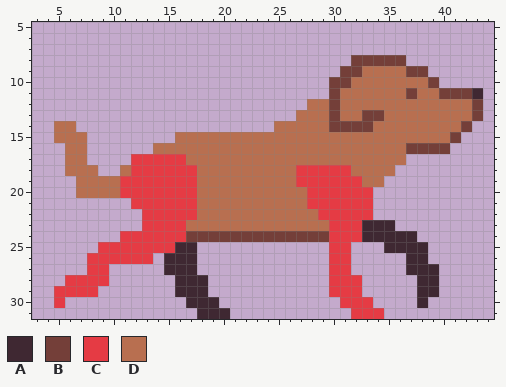
Two versions of one pixel-art sprite, sprites/wally/walk_3.png. That is the earlier state.
The file is 48x32 pixels. Shown: x 3..44, y 5..31.
Palette (. is transparent): A #3f2832  B #743f39  C #e53b44  D #b86f50
Pixels before, first column x 5:
 8 ...........................BBBBB.......
 9 ..........................BBDDDDBB.....
10 .........................BBDDDDDDDB....
11 .........................BDDDDDDBDDBBBA
12 .......................DDBDDDDDDDDDDDDB
13 ......................DDDBDDBBDDDDDDDDB
14 DD..................DDDDDBBBBDDDDDDDDB.
15 DDD........DDDDDDDDDDDDDDDDDDDDDDDDDB..
16 .DD......DDDDDDDDDDDDDDDDDDDDDDDBBBB...
17 .DD....CCCCCDDDDDDDDDDDDDDDDDDDD.......
18 .DDD..DCCCCCCDDDDDDDDDCCCCCDDDD........
19 ..DDDDCCCCCCCDDDDDDDDDCCCCCCDD.........
20 ..DDDDCCCCCCCDDDDDDDDDDCCCCCC..........
21 .......CCCCCCDDDDDDDDDDCCCCCC..........
22 ........CCCCCDDDDDDDDDDDCCCCC..........
23 ........CCCCDDDDDDDDDDDDDCCCAAA........
24 ......CCCCCCBBBBBBBBBBBBBCCCAAAAA......
25 ....CCCCCCCAA............CC...AAAA.....
26 ...CCCCCC.AAA............CC.....AA.....
27 ...CC.....AAA............CC.....AAA....
28 .CCCC......AAA...........CCC.....AA....
29 CCCC.......AAA...........CCC.....AA....
30 C...........AAA...........CCC....A.....
31 .............AAA...........CCC.........
After:
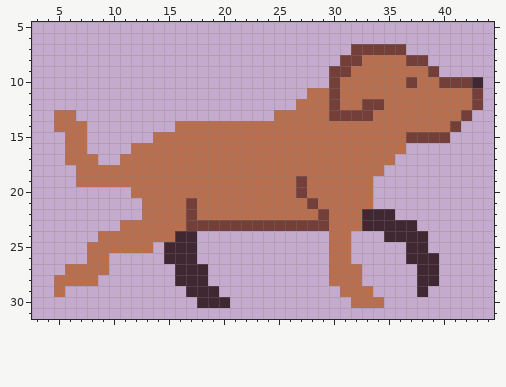
What changed:
y 7: x 32..36 ..... -> BBBBB
y 8: x 31 . -> B; x 33..38 BBBB.. -> DDDDBB
y 9: x 30 . -> B; x 32 B -> D; x 37..39 BB. -> DDB
y 10: x 31 B -> D; x 37 D -> B; x 39..43 B.... -> DBBBA
y 11: x 28..29 .. -> DD; x 37 B -> D; x 40..43 BBBA -> DDDB
y 12: x 27 . -> D; x 33..34 DD -> BB
y 13: x 5..6 .. -> DD; x 25..26 .. -> DD; x 31..32 DD -> BB; x 34 B -> D; x 42..43 DB -> B.
y 14: x 7 . -> D; x 16..24 ......... -> DDDDDDDDD; x 30..33 BBBB -> DDDD; x 41..42 DB -> B.
y 15: x 5 D -> .; x 14..15 .. -> DD; x 37..41 DDDDB -> BBBB.
y 16: x 12..13 .. -> DD; x 37..40 BBBB -> ....
y 17: x 8 . -> D; x 11..16 .CCCCC -> DDDDDD; x 36 D -> .
y 18: x 6 D -> .; x 9..10 .. -> DD; x 12..17 CCCCCC -> DDDDDD; x 27..31 CCCCC -> DDDDD; x 35 D -> .
y 19: x 11..17 CCCCCCC -> DDDDDDD; x 27..32 CCCCCC -> BDDDDD; x 34 D -> .
y 20: x 7..17 DDDDCCCCCCC -> .....DDDDDD; x 27..33 DCCCCCC -> BDDDDDD
y 21: x 12..17 CCCCCC -> .DDDDB; x 28..33 CCCCCC -> BDDDDD
y 22: x 13..17 CCCCC -> DDDDB; x 29..35 CCCCC.. -> BDDDAAA
y 23: x 11..32 ..CCCCDDDDDDDDDDDDDCCC -> DDDDDDBBBBBBBBBBBBBDDD; x 36..37 .. -> AA
y 24: x 9..34 ..CCCCCCBBBBBBBBBBBBBCCCAA -> DDDDDDDAA............DD...; x 38 . -> A
y 25: x 8..15 .CCCCCCC -> DDDDDD.A; x 30..31 CC -> DD; x 35..36 AA -> ..
y 26: x 8..13 CCCCCC -> DD....; x 30..31 CC -> DD; x 39 . -> A
y 27: x 6..9 ..CC -> DDDD; x 15 A -> .; x 18 . -> A; x 30..32 CC. -> DDD; x 37 A -> .
y 28: x 5..9 .CCCC -> DDDD.; x 30..32 CCC -> DDD
y 29: x 5..8 CCCC -> D...; x 16 A -> .; x 19 . -> A; x 30..33 CCC. -> .DDD; x 39 A -> .
y 30: x 5 C -> .; x 17 A -> .; x 20 . -> A; x 31..34 CCC. -> .DDD; x 38 A -> .
y 31: x 18..20 AAA -> ...; x 32..34 CCC -> ...
